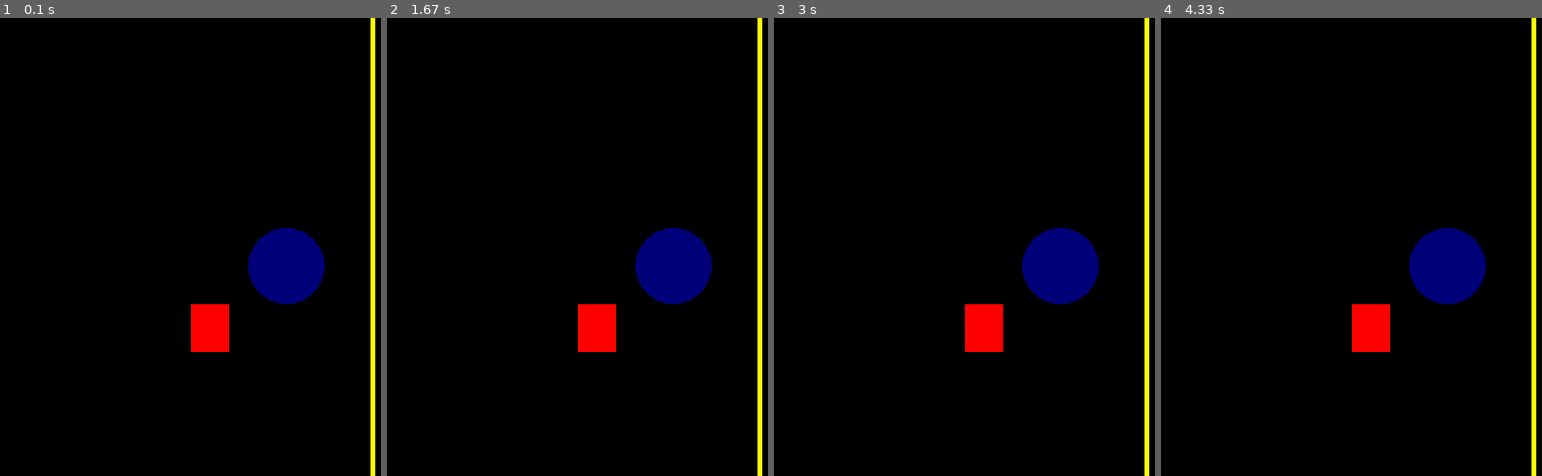
Above: before the commit, frames 1-4 (left to right).
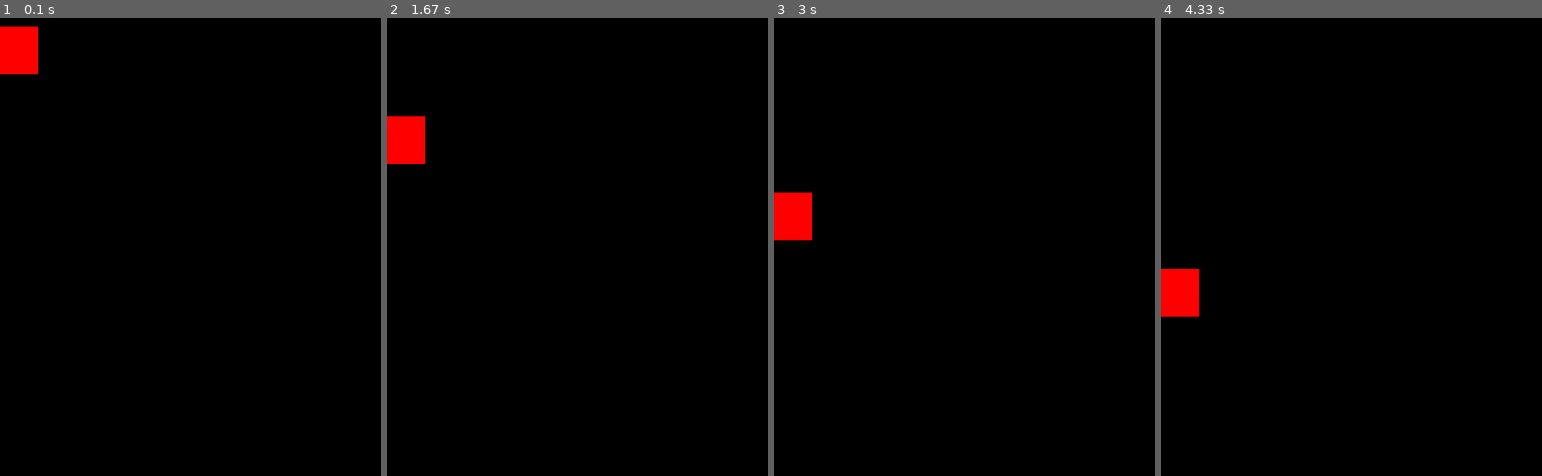
Above: after the commit, the same moments.

Repository: marciomesquita/curso-pygame-joao-tinti-youtube
Game: pygame game, started from Aula-03-movimento.py
The game is run twice, just before and just after one commit, with the same random seed, the same clock (stepped at 60 frames per second) and the same inputs.
Inputs:
- Up to frame 1 (0.1 s): no input
- Up to frame 2 (1.67 s): no input
- Up to frame 3 (3 s): no input
- Up to frame 4 (4.33 s): no input

The runs differ from the first frame. In frame 1, 5.9% of the frame differs, in the area x 0-99%, y 0-100%; in frame 2, 5.9%; in frame 3, 5.9%; in frame 4, 5.9%.

Commit message:
Aula 3 - Movimento

Diff:
--- /dev/null
+++ b/Aula-02-desenhando.py
@@ -0,0 +1,23 @@
+import pygame
+from pygame.locals import *
+from sys import exit
+
+pygame.init()
+
+largura = 640
+altura = 480
+
+tela = pygame.display.set_mode((largura, altura))
+pygame.display.set_caption("Jogo")
+
+while True:
+    for event in pygame.event.get():
+        if event.type == QUIT:
+            pygame.quit()
+            exit()
+
+    pygame.draw.rect(tela, (255,0,0), (200,300,40,50))
+    pygame.draw.circle(tela, (0,0,120), (300, 260), 40)
+    pygame.draw.line(tela, (255,255,0), (390,0), (390,600), 5)
+
+    pygame.display.update()
--- a/testes.py
+++ b/Aula-03-movimento.py
@@ -6,17 +6,22 @@
 
 largura = 640
 altura = 480
+x = 0
+y = 0
 
 tela = pygame.display.set_mode((largura, altura))
 pygame.display.set_caption("Jogo")
 
 while True:
+    tela.fill((0,0,0))
     for event in pygame.event.get():
         if event.type == QUIT:
             pygame.quit()
             exit()
 
-    pygame.draw.rect(tela, (255,0,0), (200,300,40,50))
-    pygame.draw.circle(tela, (0,0,120), (300, 260), 40)
-    pygame.draw.line(tela, (255,255,0), (390,0), (390,600), 5)
+    pygame.draw.rect(tela, (255,0,0), (x,y,40,50))
+    if y >= altura:
+        y = 0
+    y += 1
+
     pygame.display.update()
